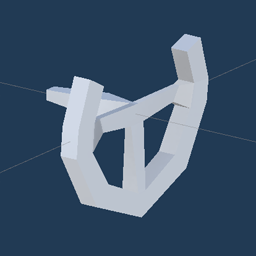
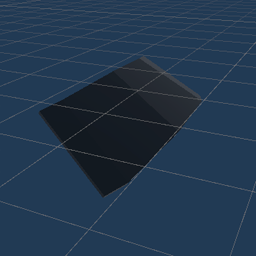
Layer changes from the first (256, 256) image to the second:
added layer "Capa 22" above "Capa 21" over (x1=0, y1=0, x2=256, y2=256)
added layer "Capa 21" above "Capa 20" over (x1=0, y1=0, x2=256, y2=256)
added layer "Capa 20" above "Capa 19" over (x1=0, y1=0, x2=256, y2=256)
added layer "Capa 19" above "Capa 18" over (x1=0, y1=0, x2=256, y2=256)
added layer "Capa 18" above "Capa 17" over (x1=0, y1=0, x2=256, y2=256)
added layer "Capa 17" above "Capa 16" over (x1=0, y1=0, x2=256, y2=256)
added layer "Capa 16" above "Capa 15" over (x1=0, y1=0, x2=256, y2=256)
added layer "Capa 15" above "Capa 14" over (x1=0, y1=0, x2=256, y2=256)
added layer "Capa 14" above "Capa 13" over (x1=0, y1=0, x2=256, y2=256)
